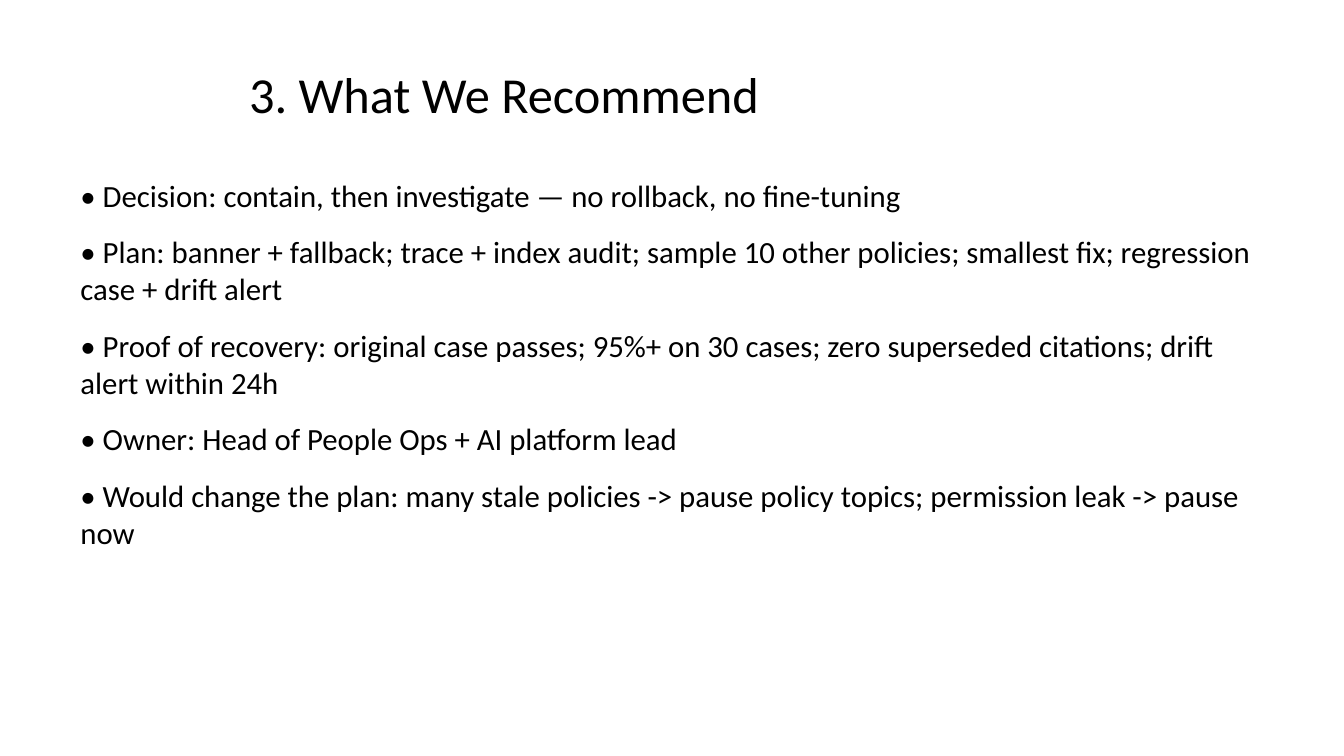
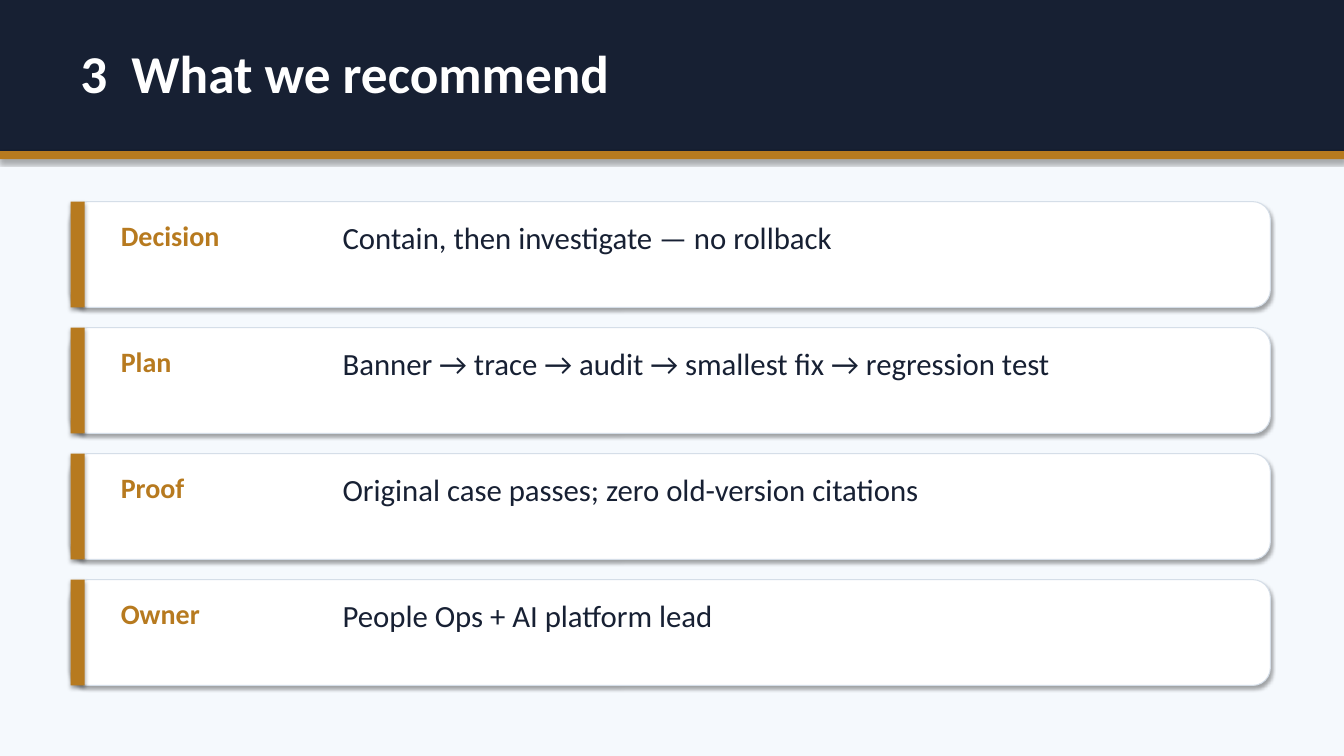
Before and after one commit to anil394/ai-system-failure-diagnosis, a slide deck: slide 3 of submission/04-three-slide-summary.pptx. Drawn at 1344x756 pixels with LibreOffice and Linux fonts; fonts in the diff are those of the drawing. Boxes give left, top, right and bottom in pixels: in the first picture for what was removed or moved away, otherwise in the second. Text is boxed around its words. In the diff, an @@ line names an element or a change of style, - is before the commit and + after.

```diff
--- a/submission/04-three-slide-summary.pptx
+++ b/submission/04-three-slide-summary.pptx
@@ background #FFFFFF to #F5F9FD @@
@@ rectangle added at (0,0,1344,151), fill #172033 @@
@@ text "3 What we recommend" at (80,55,609,94): vertical alignment middle to top @@
@@ text at (80,55,609,94): text changed; size 36 to 38 pt; text colour #000000 to #FFFFFF; bold on @@
-3. What We Recommend
+3 What we recommend
@@ rectangle added at (0,151,1344,159), fill #B77A1F @@
@@ rounded rectangle added at (71,202,1270,308), fill #FFFFFF, outline #D5DEE8 0.75 pt @@
@@ rectangle added at (71,202,85,308), fill #B77A1F @@
@@ text removed at (80,185,1250,545) @@
-• Decision: contain, then investigate — no rollback, no fine-tuning
-• Plan: banner + fallback; trace + index audit; sample 10 other policies; smallest fix; regression case + drift alert
-• Proof of recovery: original case passes; 95%+ on 30 cases; zero superseded citations; drift alert within 24h
-• Owner: Head of People Ops + AI platform lead
-• Would change the plan: many stale policies -> pause policy topics; permission leak -> pause now
@@ text added at (121,226,220,246), 20 pt, text #B77A1F, bold @@
+Decision
@@ text added at (343,227,831,255), 22 pt, text #172033 @@
+Contain, then investigate — no rollback
@@ rounded rectangle added at (71,328,1270,434), fill #FFFFFF, outline #D5DEE8 0.75 pt @@
@@ rectangle added at (71,328,85,434), fill #B77A1F @@
@@ text added at (121,352,172,372), 20 pt, text #B77A1F, bold @@
+Plan
@@ text added at (343,353,1049,381), 22 pt, text #172033 @@
+Banner → trace → audit → smallest fix → regression test
@@ rounded rectangle added at (71,454,1270,560), fill #FFFFFF, outline #D5DEE8 0.75 pt @@
@@ rectangle added at (71,454,85,560), fill #B77A1F @@
@@ text added at (121,478,185,498), 20 pt, text #B77A1F, bold @@
+Proof
@@ text added at (343,479,918,507), 22 pt, text #172033 @@
+Original case passes; zero old-version citations
@@ rounded rectangle added at (71,580,1270,686), fill #FFFFFF, outline #D5DEE8 0.75 pt @@
@@ rectangle added at (71,580,85,686), fill #B77A1F @@
@@ text added at (121,605,200,624), 20 pt, text #B77A1F, bold @@
+Owner
@@ text added at (343,605,712,632), 22 pt, text #172033 @@
+People Ops + AI platform lead
```
Also in this commit, not shown: 2 other slides changed, 3 other files.
